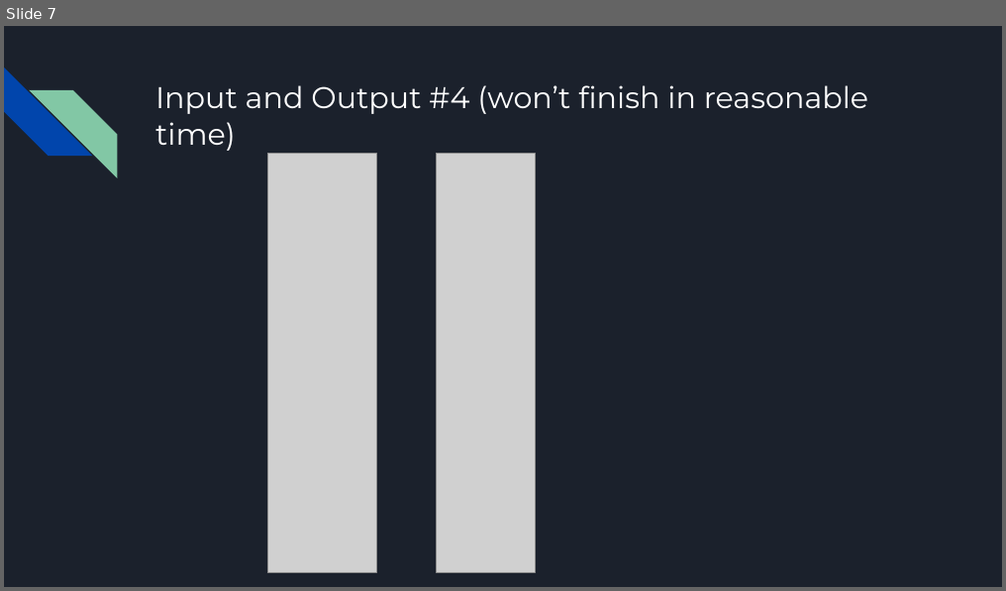
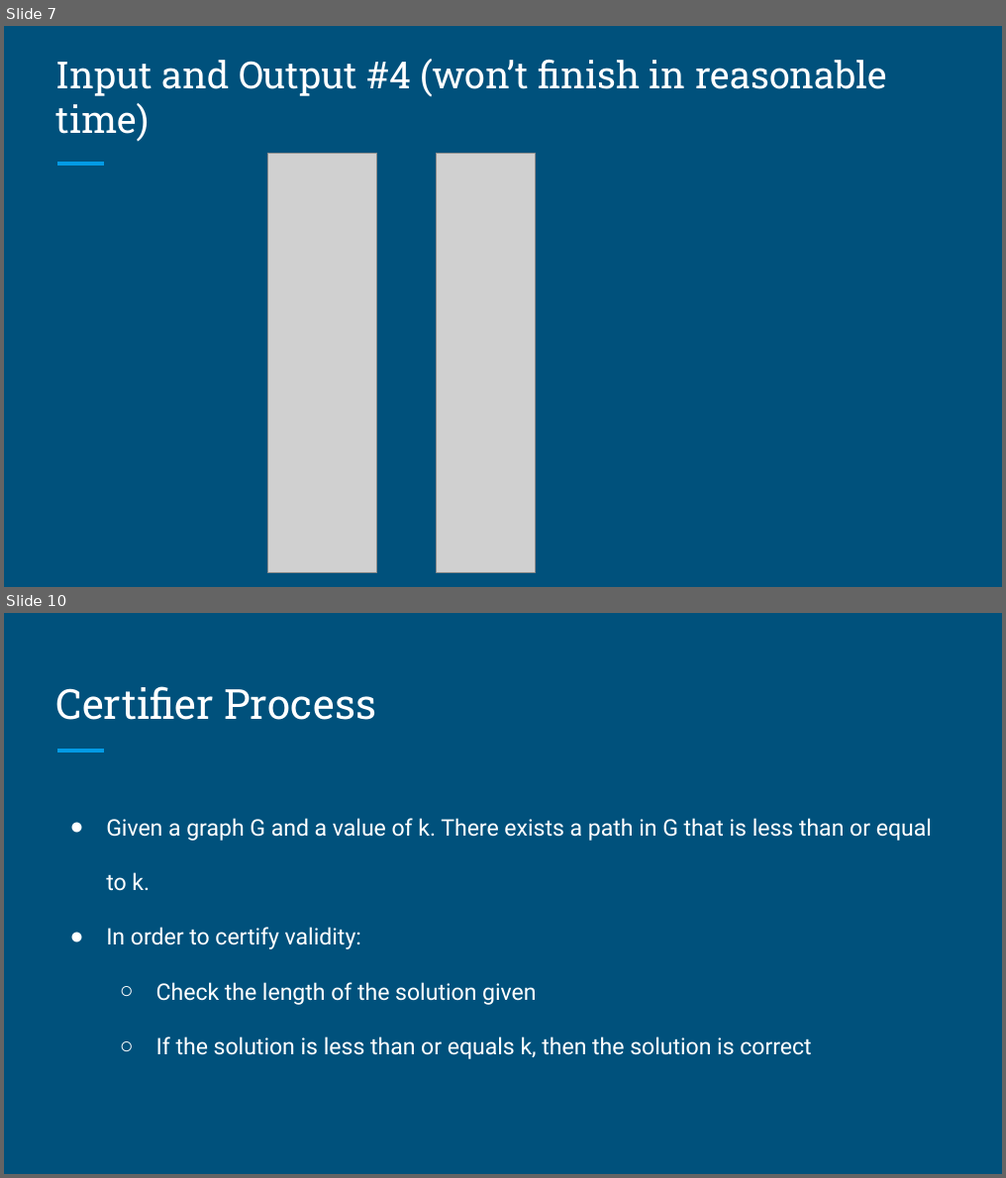
Before and after one commit to yehunj/np-project, a slide deck: presentations/Problem Presentation.pptx. Shown one above the other, each under a label of ours: slide 7 before the commit, slides 7 and 10 after it; the slides between them are not shown. The pictures are 1006x591 and 1006x1178 pixels, drawn with LibreOffice and Linux fonts; fonts in the diff are those of the drawing; grey boxes stand for pictures. Boxes give left, top, right and bottom in pixels: in the first picture for what was removed or moved away, otherwise in the second. Text is boxed around its words. In the diff, an @@ line names an element or a change of style, - is before the commit and + after.

```diff
--- a/presentations/Problem Presentation.pptx
+++ b/presentations/Problem Presentation.pptx
@@ slide 10 added at (4,613,1002,1174), background #00517C; not listed: 1 template element that a slide beside it also shows @@
@@ title added at (56,686,376,720), 30 pt, text #FFFFFF @@
+Certifier Process
@@ text added at (106,818,932,1059), 16.5 pt, text #FFFFFF @@
+● Given a graph G and a value of k. There exists a path in G that is less than or equal to k.
+● In order to certify validity:
+  ○ Check the length of the solution given
+  ○ If the solution is less than or equals k, then the solution is correct
@@ slide 7 changed as well @@
@@ background #1B212C to #00517C @@
@@ diag stripe removed at (4,68,92,156) @@
@@ title "Input and Output #4 (won’t ...": place and size @@
-title "Input and Output #4 (won’t ..." at (155,85,868,151)
+title "Input and Output #4 (won’t ..." at (56,59,887,142)
@@ title "Input and Output #4 (won’t ..." at (56,59,887,142): size 21.6 to 27 pt, font Montserrat to Roboto Slab; vertical alignment top to bottom @@
@@ diag stripe removed at (29,90,117,177) @@
@@ line added from (57, 164) to (104, 164), #039BE5 3 pt @@
```
Also in this commit, not shown: 10 other slides changed, 9 other slides added, 2 slides removed, 2 other files.
